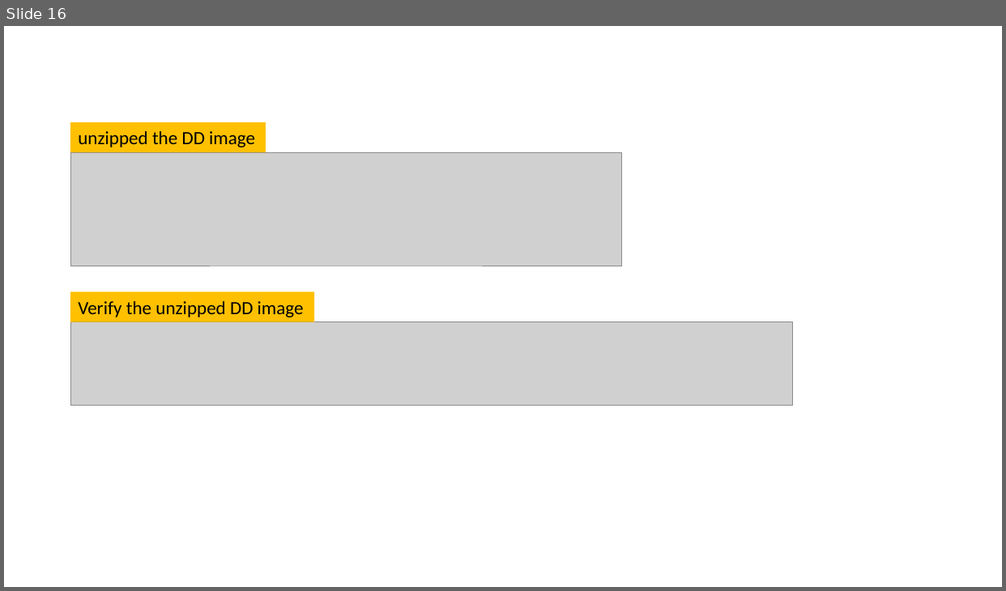
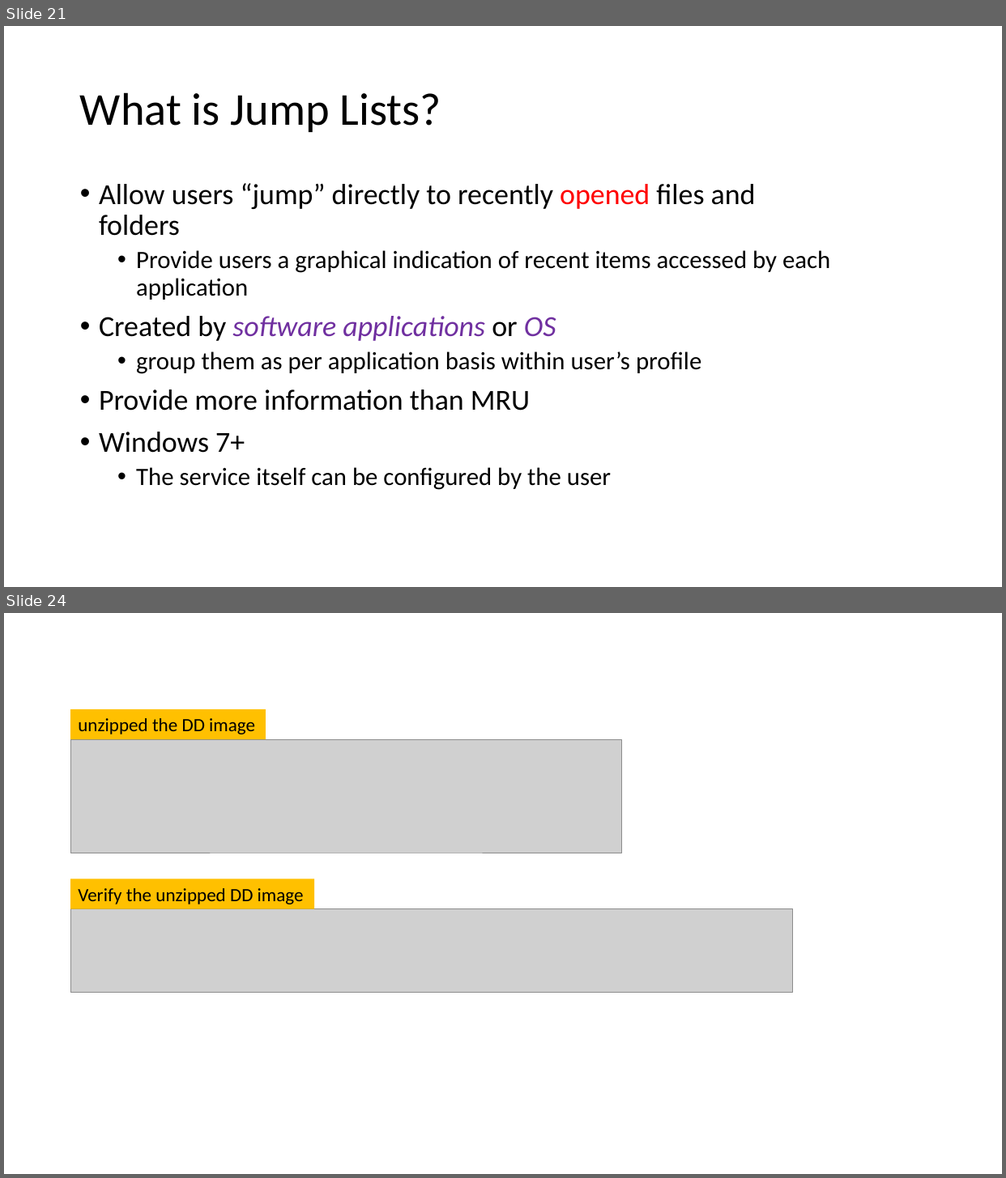
Before and after one commit to frankwxu/digital-forensics-lab, a slide deck: NIST_Data_Leakage_Case/NIST_Data_Leakage_06_Network_Shellbag_Jumplist.pptx. Shown one above the other, each under a label of ours: slide 16 before the commit, slides 21 and 24 after it; the slides between them are not shown. The pictures are 1006x591 and 1006x1178 pixels, drawn with LibreOffice and Linux fonts; fonts in the diff are those of the drawing; grey boxes stand for pictures; background and template pictures are left out. Boxes give left, top, right and bottom in pixels: in the first picture for what was removed or moved away, otherwise in the second. Text is boxed around its words. In the diff, an @@ line names an element or a change of style, - is before the commit and + after.

```diff
--- a/NIST_Data_Leakage_Case/NIST_Data_Leakage_06_Network_Shellbag_Jumplist.pptx
+++ b/NIST_Data_Leakage_Case/NIST_Data_Leakage_06_Network_Shellbag_Jumplist.pptx
@@ slide 21 added at [4, 26, 1002, 587], background #FFFFFF @@
@@ title added at [80, 92, 441, 132], 44 pt, text #000000 @@
+What is Jump Lists?
@@ text added at [99, 183, 830, 490], 24 pt, text #000000 @@
+• Allow users “jump” directly to recently opened files and folders
+  • Provide users a graphical indication of recent items accessed by each application
+• Created by software applications or OS
+  • group them as per application basis within user’s profile
+• Provide more information than MRU
+• Windows 7+
+  • The service itself can be configured by the user
@@ what was slide 16 is now slide 24 @@
```
Also in this commit, not shown: 10 slides changed, 8 other slides added, 1 slide removed, 1 other file.
